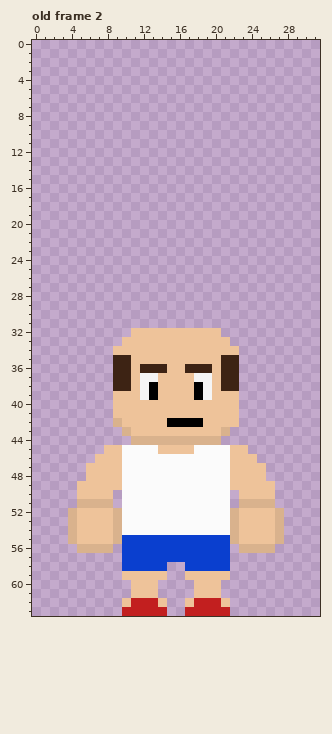
A pixel-art file gets an edit: build/Aseprite files/player Model template facing down.aseprite. The first picture shows the starting point.
32x64 pixels, 3 frames. Shown: old frame 2. The commit also changed other frames, which this record leaves out.
The result:
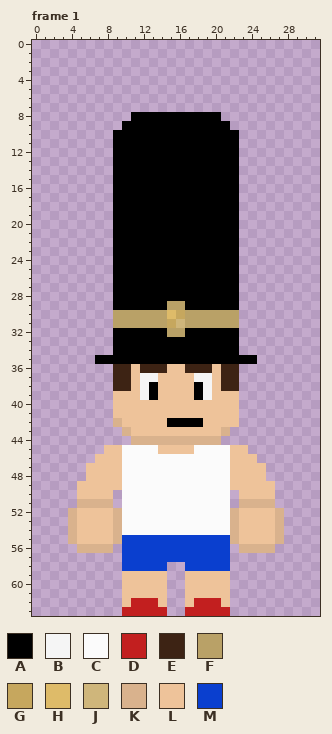
Palette (. is transparent): A #000000  B #f5f5f5  C #fbfbfb  D #c21f1f  E #3d2314  F #b9a167  G #c6a75e  H #debb69  J #cfb67b  K #d9b28d  L #eec39a  M #0a3fcf
A new or re-ordered frame is compared with the old frame closest to it.
From the commit log: craig spin :)
From old to new:
layer "Layer 1" added
frames re-ordered
Changed rows in their new state; - is an unchanged pixel.
Frame 1 against old frame 2, layers "Layer 1", "naked man":
first column x 7:
 8 ----AAAAAAAAAA----
 9 ---AAAAAAAAAAAA---
10 --AAAAAAAAAAAAAA--
11 --AAAAAAAAAAAAAA--
12 --AAAAAAAAAAAAAA--
13 --AAAAAAAAAAAAAA--
14 --AAAAAAAAAAAAAA--
15 --AAAAAAAAAAAAAA--
16 --AAAAAAAAAAAAAA--
17 --AAAAAAAAAAAAAA--
18 --AAAAAAAAAAAAAA--
19 --AAAAAAAAAAAAAA--
20 --AAAAAAAAAAAAAA--
21 --AAAAAAAAAAAAAA--
22 --AAAAAAAAAAAAAA--
23 --AAAAAAAAAAAAAA--
24 --AAAAAAAAAAAAAA--
25 --AAAAAAAAAAAAAA--
26 --AAAAAAAAAAAAAA--
27 --AAAAAAAAAAAAAA--
28 --AAAAAAAAAAAAAA--
29 --AAAAAAFFAAAAAA--
30 --FFFFFFHGFFFFFF--
31 --FFFFFFGJFFFFFF--
32 --AAAAAAFFAAAAAA--
33 --AAAAAAAAAAAAAA--
34 --AAAAAAAAAAAAAA--
35 AAAAAAAAAAAAAAAAAA
first column x 10:
60 L---L--L---L
61 L---L--L---L
Changed places in both pictures, as pixel boxes (x1, y1, x2, y2):
changed: (95, 112, 257, 364)
added: (122, 580, 194, 598)
added: (221, 580, 230, 598)
